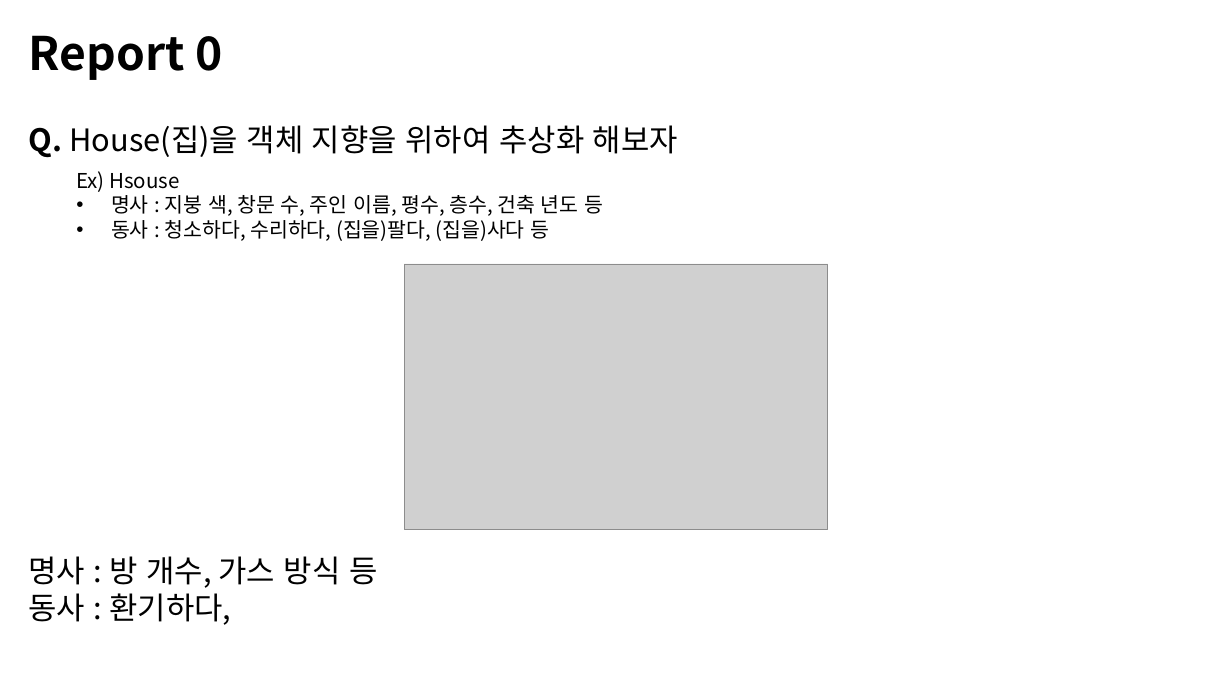
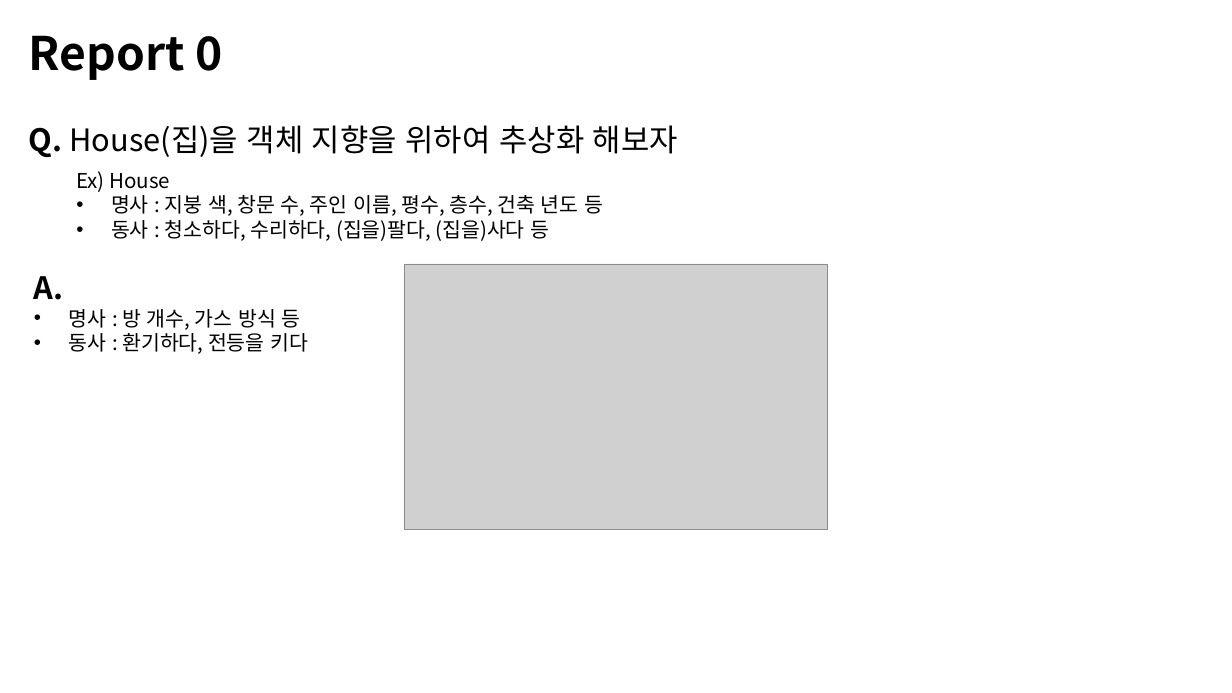
Before and after one commit to MDR-Evan/KBU-ProgrammingLanguageUtilization2, a slide deck: slide 2 of KBU Java 2/Report/Week1/1차-김진용-2301111.pptx. Drawn at 1232x693 pixels with LibreOffice and Linux fonts; fonts in the diff are those of the drawing; grey boxes stand for pictures. Boxes give left, top, right and bottom in pixels: in the first picture for what was removed or moved away, otherwise in the second. Text is boxed around its words. In the diff, an @@ line names an element or a change of style, - is before the commit and + after.

```diff
--- a/KBU Java 2/Report/Week1/1차-김진용-2301111.pptx
+++ b/KBU Java 2/Report/Week1/1차-김진용-2301111.pptx
@@ text at [76,171,170,192]: text changed @@
-Ex) Hsouse
+Ex) House
@@ text "A.": place and size @@
-text "A." at [29,556,377,625]
+text "A." at [34,276,308,354]
@@ text at [34,276,64,300]: paragraph added @@
+A.
@@ text at [69,309,301,330]: size 24 to 16 pt in "명사 : 방 개수, 가스 방식 등"; bullet none to • @@
@@ text at [69,333,308,354]: text changed; size 24 to 16 pt @@
-동사 : 환기하다,
+• 동사 : 환기하다, 전등을 키다
```
Also in this commit, not shown: 1 other slide changed, 1 slide added, 8 slides removed, 3 other files.
